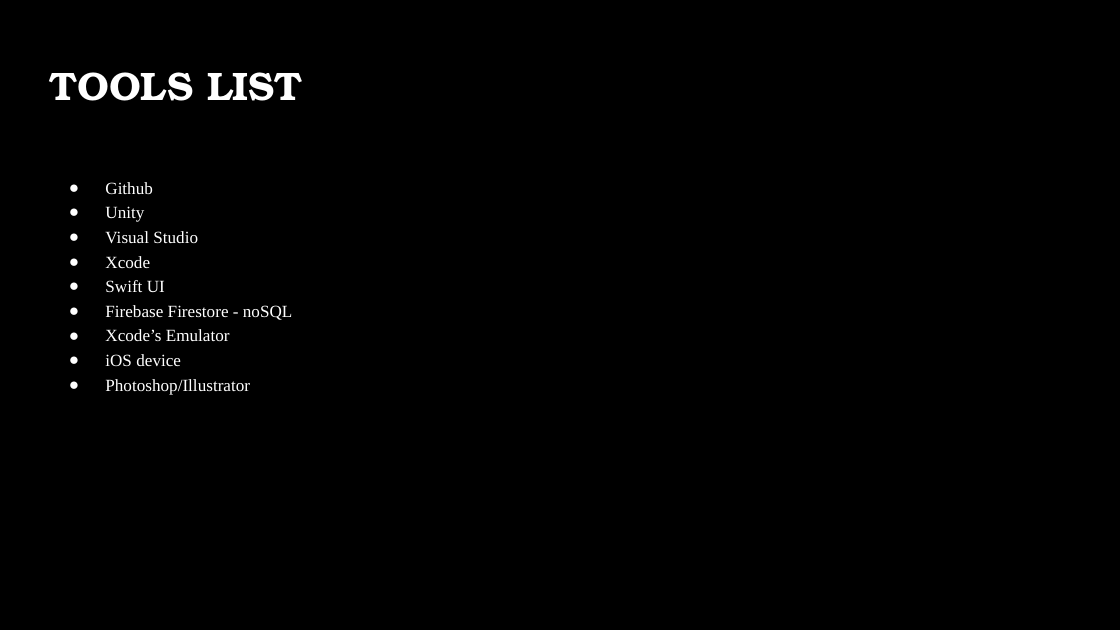
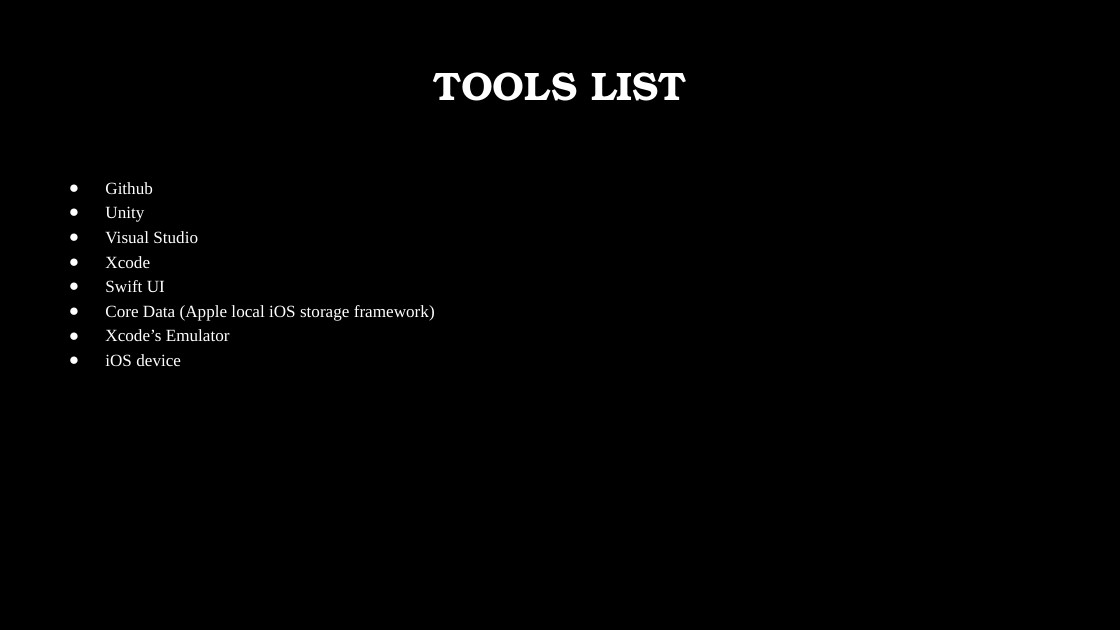
Before and after one commit to steveb1250/Devils_Grip_Proposal, a slide deck: slide 8 of CSC_520_Devils_Grip.pptx. Drawn at 1120x630 pixels with LibreOffice and Linux fonts; fonts in the diff are those of the drawing; background and template pictures are left out. Boxes give left, top, right and bottom in pixels: in the first picture for what was removed or moved away, otherwise in the second. Text is boxed around its words. In the diff, an @@ line names an element or a change of style, - is before the commit and + after.

```diff
--- a/CSC_520_Devils_Grip.pptx
+++ b/CSC_520_Devils_Grip.pptx
@@ title "TOOLS LIST" at [433, 72, 686, 101]: alignment left to centre @@
@@ text at [105, 305, 435, 321]: text changed @@
-● Firebase Firestore - noSQL
+● Core Data (Apple local iOS storage framework)
@@ text at [105, 379, 250, 395]: paragraph removed @@
-● Photoshop/Illustrator
```
Also in this commit, not shown: 7 other slides changed, 2 slides added, 1 slide removed, 3 other files.
